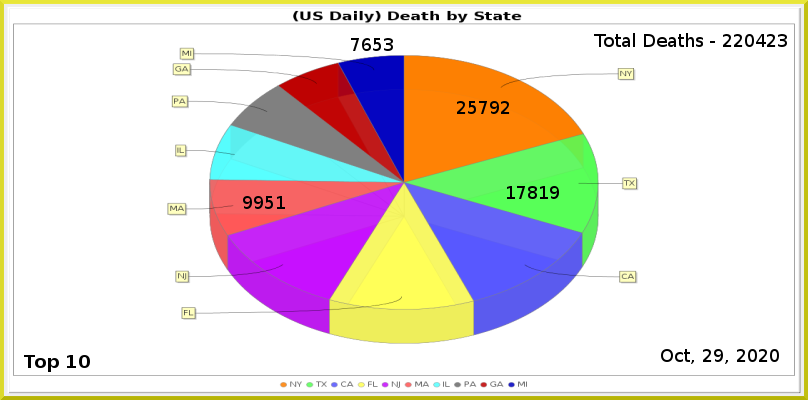
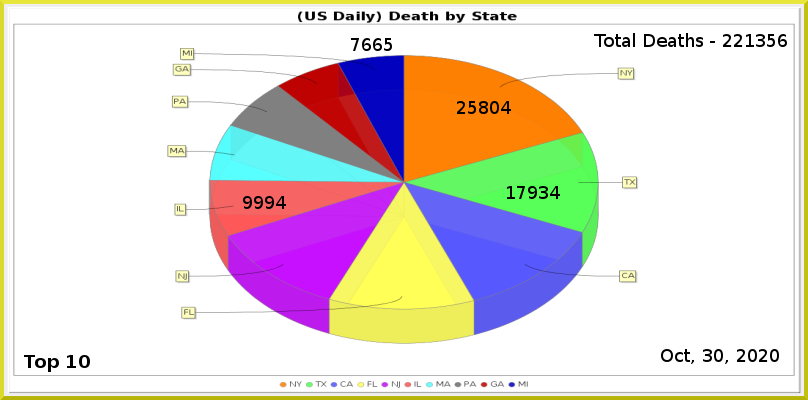
The second 808x400 image is a revision of the first. Changes to its layers:
painted on "Least" over <box>373,38,393,51</box>
painted on "6" over <box>265,196,286,209</box>
painted on "2" over <box>528,186,560,199</box>
painted on "1" over <box>479,101,511,114</box>
renamed "Total Deaths - 220423" to "Total Deaths - 221356", painted on it over <box>745,34,787,47</box>
painted on "Current Date" over <box>703,349,723,362</box>
painted on "Death_by_State.png" over <box>9,8,801,394</box>
